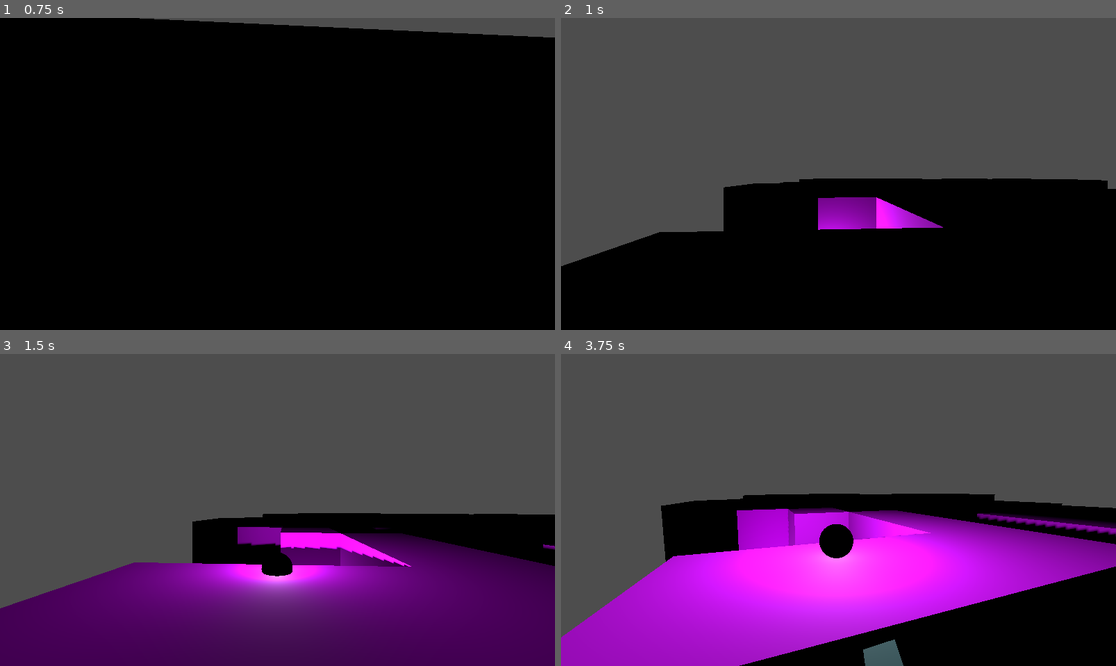
Above: before the commit, frames 1-4 (two rows, left to right).
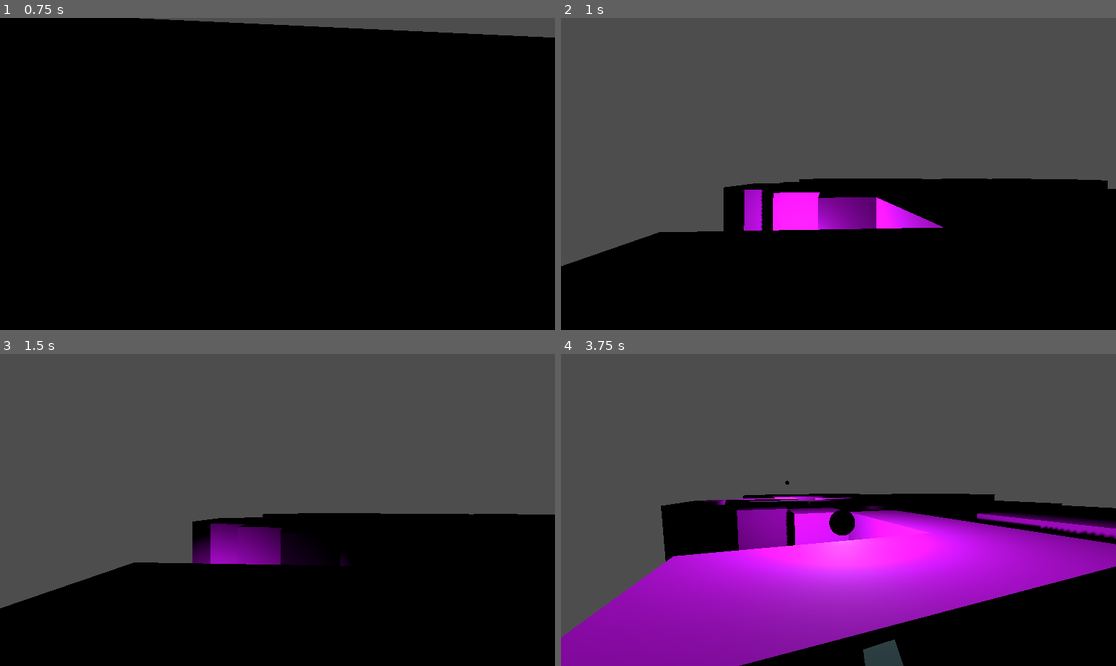
Above: after the commit, the same moments.

Repository: scoutantho/simplictyjam2
Game: Godot game, scene res://Scenes/game.tscn
Two runs of this game, one before a commit and one after it. Both use one fixed random seed, a clock stepped at 60 frames per second and the inputs below.
Inputs (mouse positions are in pixels of both pictures, inside the frame that each line leads up to):
- Up to frame 1 (0.75 s): move the mouse to (305, 174) at 0.52 s; hold W (move_up) from 0.53 s (still down); click (305, 174) at 0.6 s
- Up to frame 2 (1 s): keep holding W (move_up); tap Space (move_jump) at 0.77 s
- Up to frame 3 (1.5 s): keep holding W (move_up); move the mouse to (249, 510) at 1.27 s; click (249, 510) at 1.35 s
- Up to frame 4 (3.75 s): tap Space (move_jump) at 1.52, 3.02 s; move the mouse to (849, 503) at 2.02 s; hold Right mouse button (right_click) 2.03-2.78 s; click (849, 503) at 2.3 s; move the mouse to (810, 572) at 2.77 s; click (810, 572) at 2.85 s; move the mouse to (1005, 556) at 3.52 s; release W (move_up) at 3.53 s; hold Left (move_left) from 3.53 s (still down); click (1005, 556) at 3.6 s

Frame 1 is identical in both runs. In frame 2, 2.0% of the frame differs, in the area x 32-68%, y 55-69%; in frame 3, 36%, in the area x 0-100%, y 54-100%; in frame 4, 25%.

Commit message:
Adjust light throwing mechanics and update directional light properties in game scene

Diff:
--- a/Scenes/game.tscn
+++ b/Scenes/game.tscn
@@ -6,6 +6,11 @@
 
 [node name="Node3D" type="Node3D"]
 script = ExtResource("1_lwhkp")
+
+[node name="DirectionalLight3D" type="DirectionalLight3D" parent="."]
+transform = Transform3D(-0.866023, -0.433016, 0.250001, 0, 0.499998, 0.866027, -0.500003, 0.749999, -0.43301, 0, 0, 0)
+visible = false
+shadow_enabled = true
 
 [node name="Camera3D" type="Camera3D" parent="."]
 transform = Transform3D(1, 0, 0, 0, 0.866025, 0.5, 0, -0.5, 0.866025, 0, 17, 25)
@@ -17,11 +22,3 @@
 mesh_library = ExtResource("2_8mkj7")
 cell_size = Vector3(1, 1, 1)
 collision_layer = 2
-
-[node name="DirectionalLight3D" type="DirectionalLight3D" parent="."]
-transform = Transform3D(1, 0, 0, 0, 0.258819, 0.965926, 0, -0.965926, 0.258819, 0, 10.7493, 0)
-visible = false
-
-[node name="DirectionalLight3D2" type="DirectionalLight3D" parent="."]
-transform = Transform3D(1, 0, 0, 0, 0.866025, -0.5, 0, 0.5, 0.866025, 0, -5.2507, 31)
-visible = false
--- a/Scripts/player.gd
+++ b/Scripts/player.gd
@@ -12,7 +12,7 @@
 
 #light variables
 var Light = preload("res://Scenes/Light.tscn")
-var throwingForce = -10
+var throwingForce = -20
 var lightIntesity = 10
 var canthrow = true
 
@@ -24,7 +24,7 @@
 		set_throw_timerTime(value)
 
 func set_throw_timerTime(value):
-	throwTimer.time = value
+	throwTimer.wait_time = value
 
 @onready var head = $Head
 @onready var camera = $Head/Camera
@@ -80,12 +80,14 @@
 	return bob_offset
 
 func lightThrow():
-	if Input.is_action_just_released("left_click"):
+	if Input.is_action_just_released("left_click") && canthrow:
 		var light_instance = Light.instantiate()
 		light_instance.position = lightPos.global_position
 		# light_instance.global_transform = lightPos.global_transform
 		# get_parent().add_child(light_instance)
 		# light_instance.lightThrow()
+		canthrow = false
+		throwTimer.start()
 		get_tree().current_scene.add_child(light_instance)
 
 		var playerRotation = head.global_transform.basis.z.normalized()
